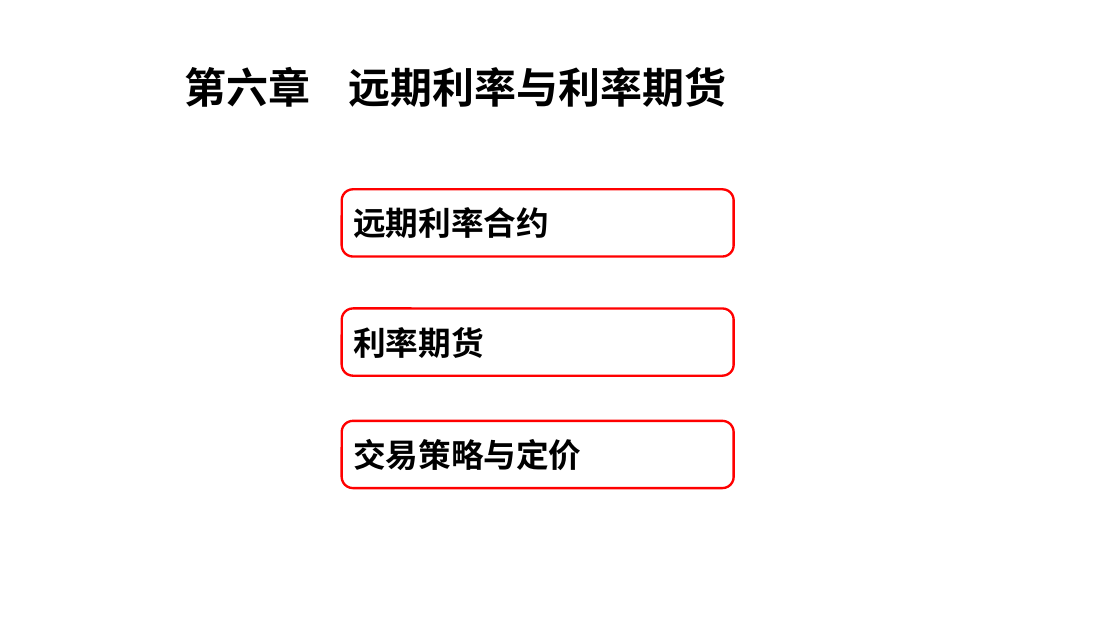
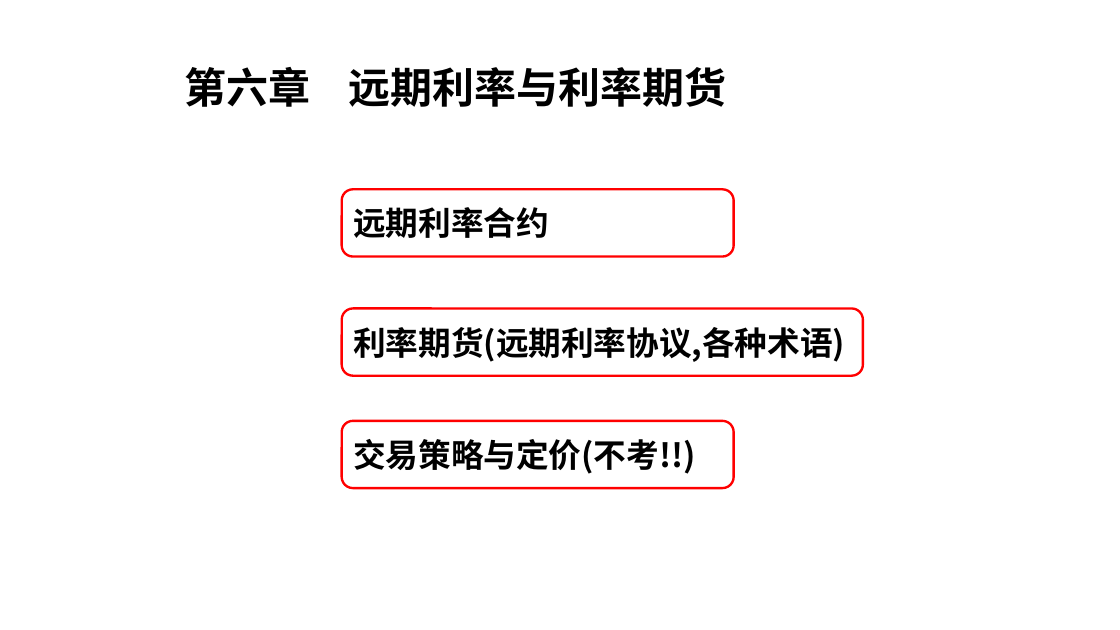
Before and after one commit to yunfengxs/my-Papers, a slide deck: slide 123 of 金工/金工五六144.pptx. Drawn at 1120x630 pixels with LibreOffice and Linux fonts; fonts in the diff are those of the drawing. Boxes give left, top, right and bottom in pixels: in the first picture for what was removed or moved away, otherwise in the second. Text is boxed around its words. In the diff, an @@ line names an element or a change of style, - is before the commit and + after.

```diff
--- a/金工/金工五六144.pptx
+++ b/金工/金工五六144.pptx
@@ rounded rectangle "利率期货(远期利率协议,各种术语)" resized from (x1=342, y1=308, x2=734, y2=376) to (x1=342, y1=308, x2=864, y2=376) @@
@@ text in rounded rectangle at (x1=353, y1=327, x2=845, y2=362): text changed @@
-利率期货
+利率期货(远期利率协议,各种术语)
@@ text in rounded rectangle at (x1=353, y1=439, x2=695, y2=474): text changed @@
-交易策略与定价
+交易策略与定价(不考!!)
```
Also in this commit, not shown: 6 other slides changed, 21 slides removed, 15 other files.
